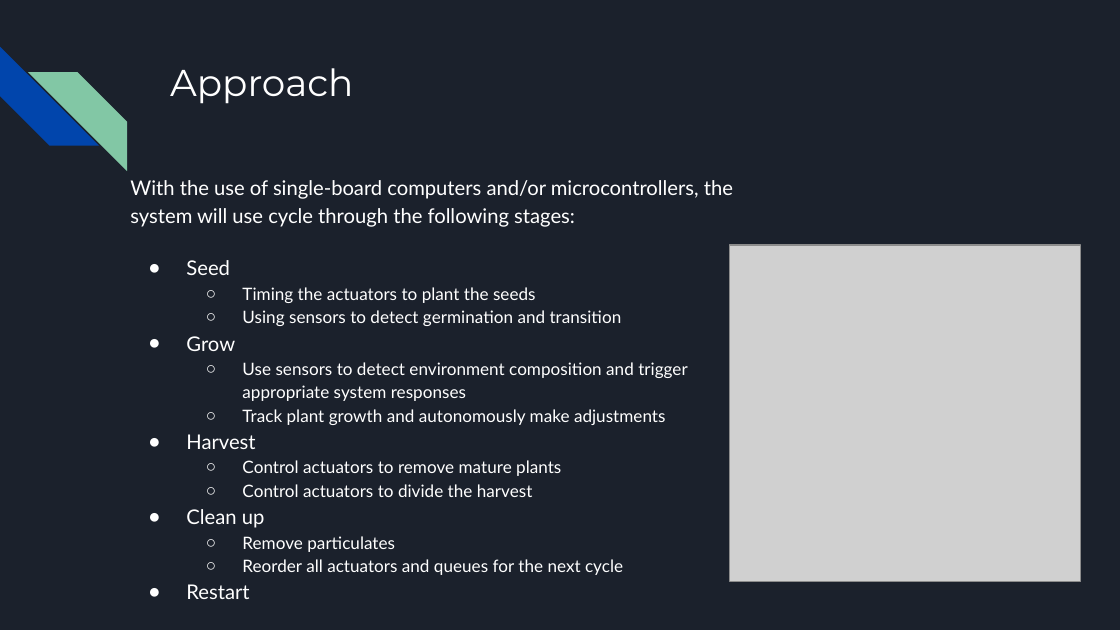
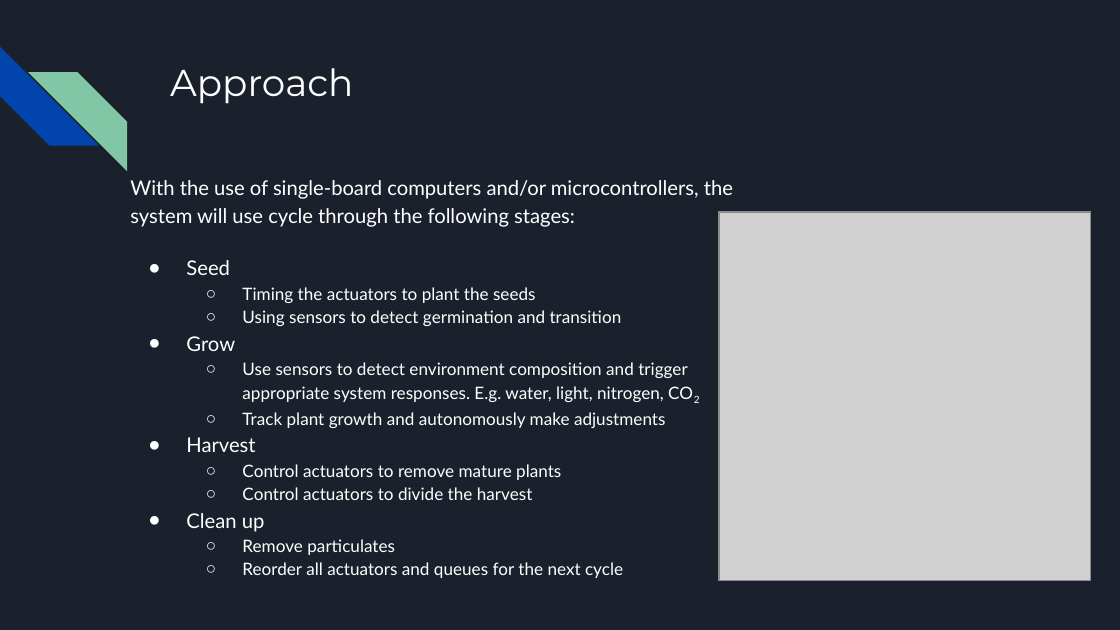
Before and after one commit to killsap/automated-multi-cycle-farming-in-space-website, a slide deck: slide 5 of docs/ProjectPlanPresentation.pptx. Drawn at 1120x630 pixels with LibreOffice and Linux fonts; fonts in the diff are those of the drawing; grey boxes stand for pictures. Boxes give left, top, right and bottom in pixels: in the first picture for what was removed or moved away, otherwise in the second. Text is boxed around its words. In the diff, an @@ line names an element or a change of style, - is before the commit and + after.

```diff
--- a/docs/ProjectPlanPresentation.pptx
+++ b/docs/ProjectPlanPresentation.pptx
@@ picture resized from (x1=730, y1=245, x2=1081, y2=582) to (x1=719, y1=212, x2=1091, y2=580) @@
@@ text at (x1=242, y1=362, x2=687, y2=402): text changed @@
-  ○ Use sensors to detect environment composition and trigger appropriate system responses
+  ○ Use sensors to detect environment composition and trigger appropriate system responses. E.g. water, light, nitrogen, CO2
@@ text at (x1=186, y1=584, x2=249, y2=599): paragraph removed @@
-● Restart
```
Also in this commit, not shown: 3 other slides changed, 1 other file.
